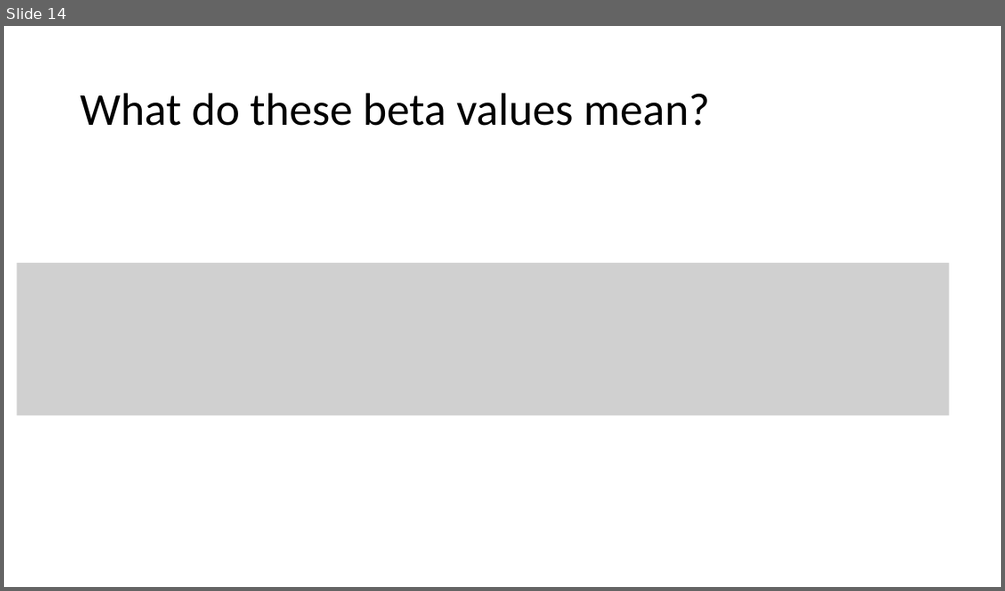
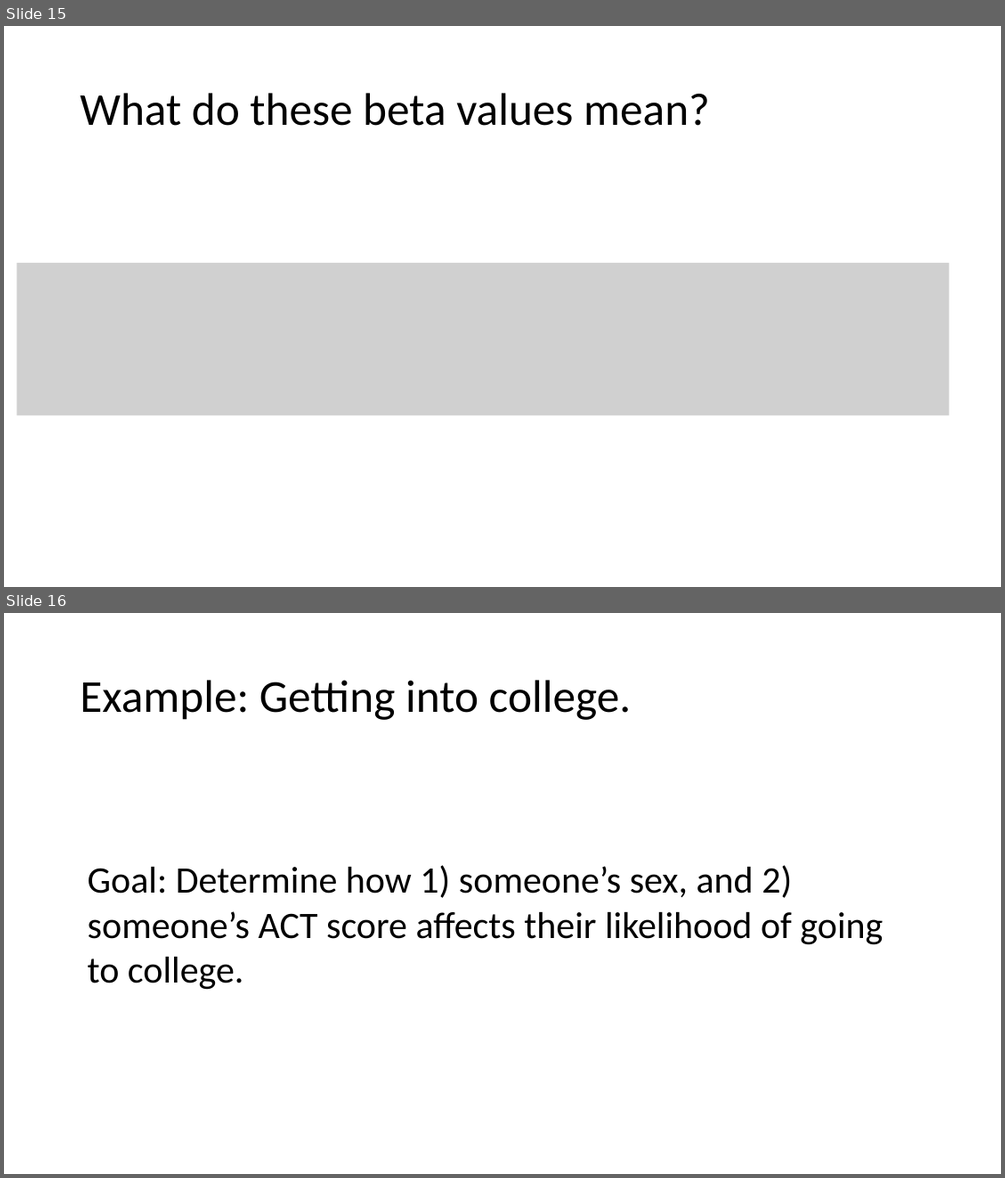
Before and after one commit to bertozzivill/infx572_winter17, a slide deck: module_10/part_2/deck_3.pptx. Shown one above the other, each under a label of ours: slide 14 before the commit, slides 15 and 16 after it. The pictures are 1005x591 and 1005x1178 pixels, drawn with LibreOffice and Linux fonts; fonts in the diff are those of the drawing; grey boxes stand for pictures. Boxes give left, top, right and bottom in pixels: in the first picture for what was removed or moved away, otherwise in the second. Text is boxed around its words. In the diff, an @@ line names an element or a change of style, - is before the commit and + after.

```diff
--- a/module_10/part_2/deck_3.pptx
+++ b/module_10/part_2/deck_3.pptx
@@ slide 16 added at (4,613,1001,1174), background #FFFFFF @@
@@ title added at (80,680,631,720), 44 pt, text #000000 @@
+Example: Getting into college.
@@ text added at (88,865,882,989), 36 pt, text #000000 @@
+Goal: Determine how 1) someone’s sex, and 2) someone’s ACT score affects their likelihood of going to college.
@@ what was slide 14 is now slide 15 @@
```
Also in this commit, not shown: 2 slides changed, 24 other slides added, 3 other files.
